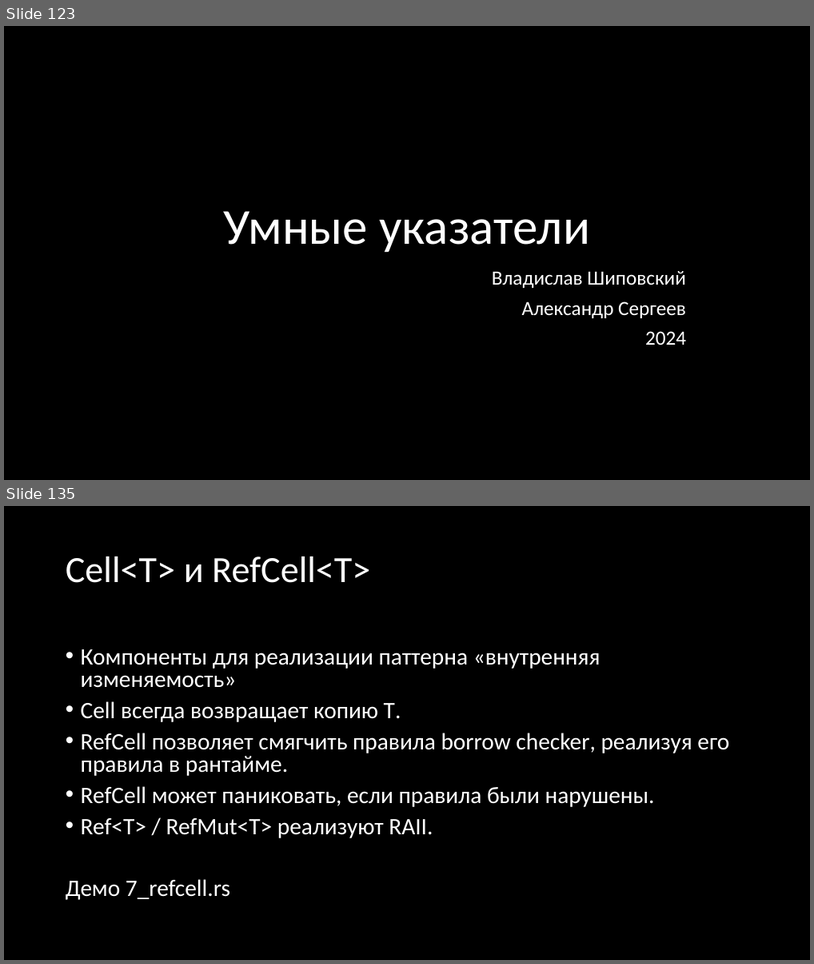
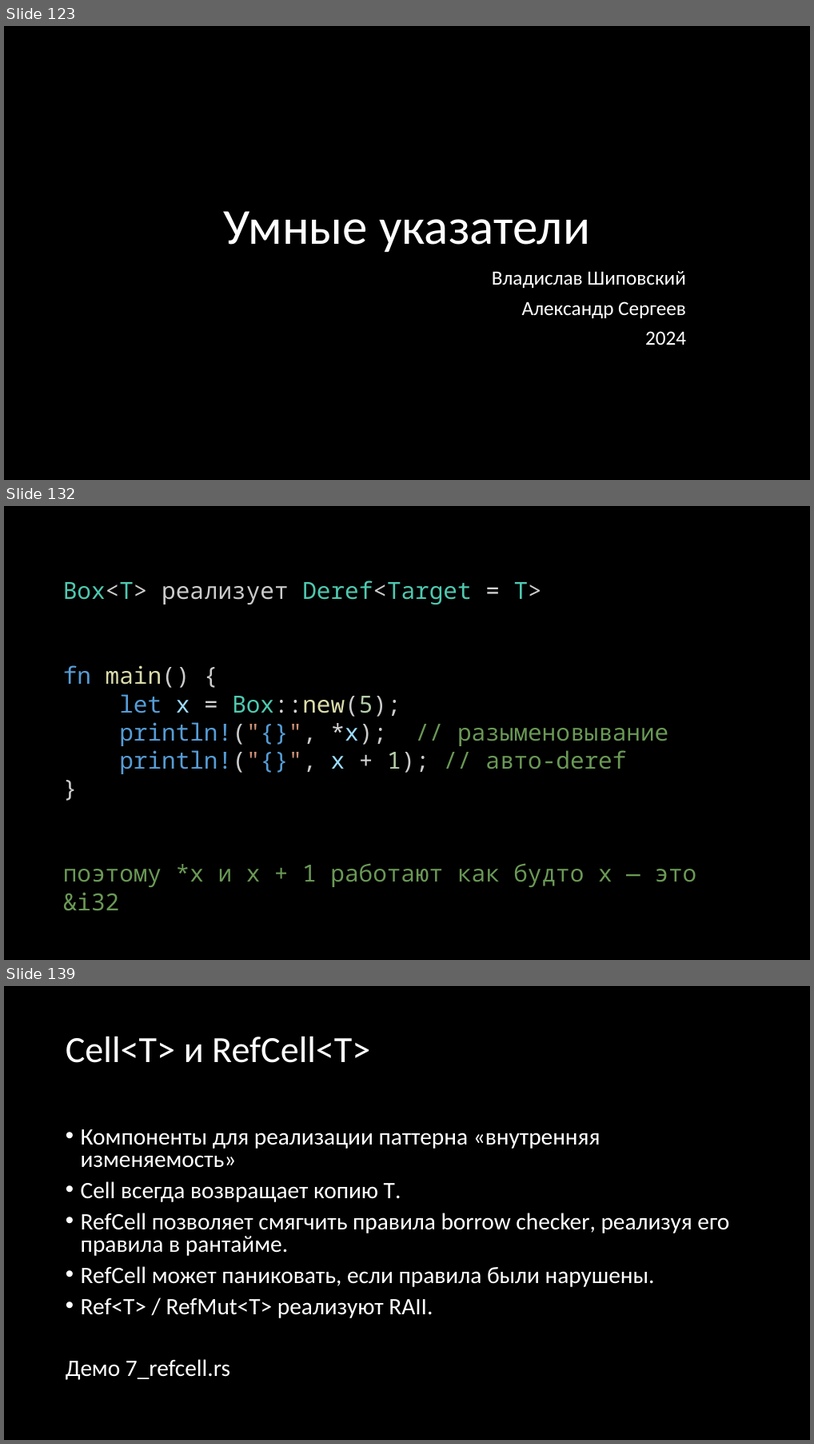
Before and after one commit to Gordon01/learn-rust, a slide deck: keynotes/Rust 2024.pptx. Shown one above the other, each under a label of ours: slides 123 and 135 before the commit, slides 123, 132 and 139 after it; the slides between them are not shown. The pictures are 814x964 and 814x1444 pixels, drawn with LibreOffice and Linux fonts; fonts in the diff are those of the drawing. Boxes give left, top, right and bottom in pixels: in the first picture for what was removed or moved away, otherwise in the second. Text is boxed around its words. In the diff, an @@ line names an element or a change of style, - is before the commit and + after.

```diff
--- a/keynotes/Rust 2024.pptx
+++ b/keynotes/Rust 2024.pptx
@@ slide 132 added at (x1=4, y1=506, x2=810, y2=960), background #000000 @@
@@ text added at (x1=63, y1=580, x2=697, y2=887), 28 pt, text #6A9955 @@
+Box<T> реализует Deref<Target = T>
+fn main() {
+let x = Box::new(5);
+println!("{}", *x); // разыменовывание
+println!("{}", x + 1); // авто-deref
+}
+поэтому *x и x + 1 работают как будто x — это &i32
@@ what was slide 135 is now slide 139 @@
```
Also in this commit, not shown: 4 slides changed, 16 other slides added, 2 slides removed, 1 other file.
